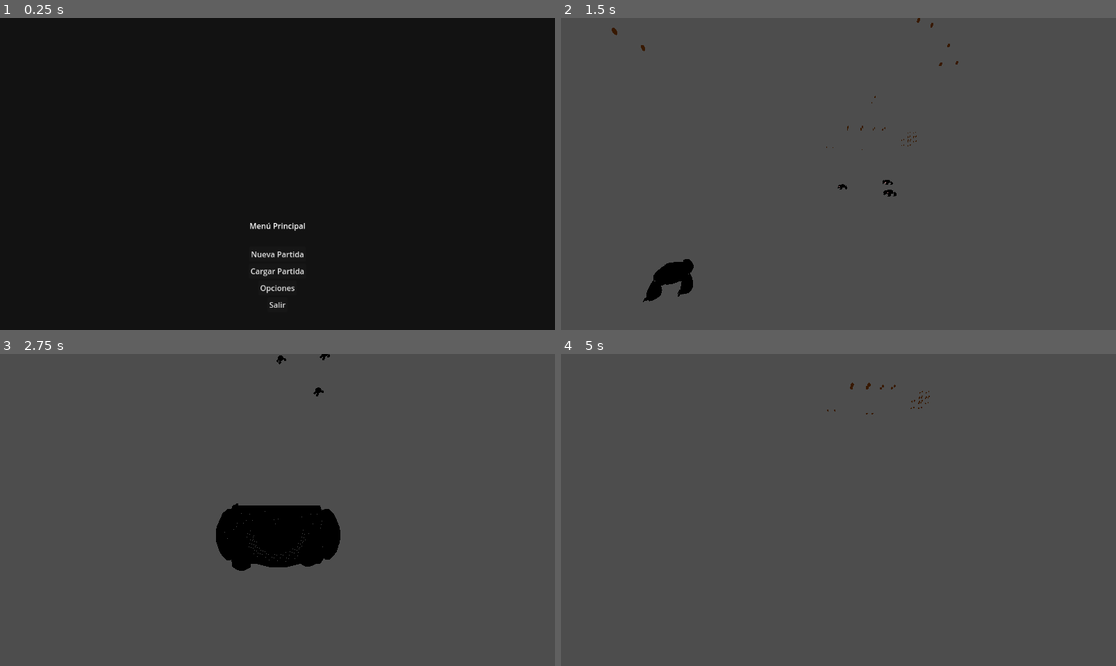
Above: before the commit, frames 1-4 (two rows, left to right).
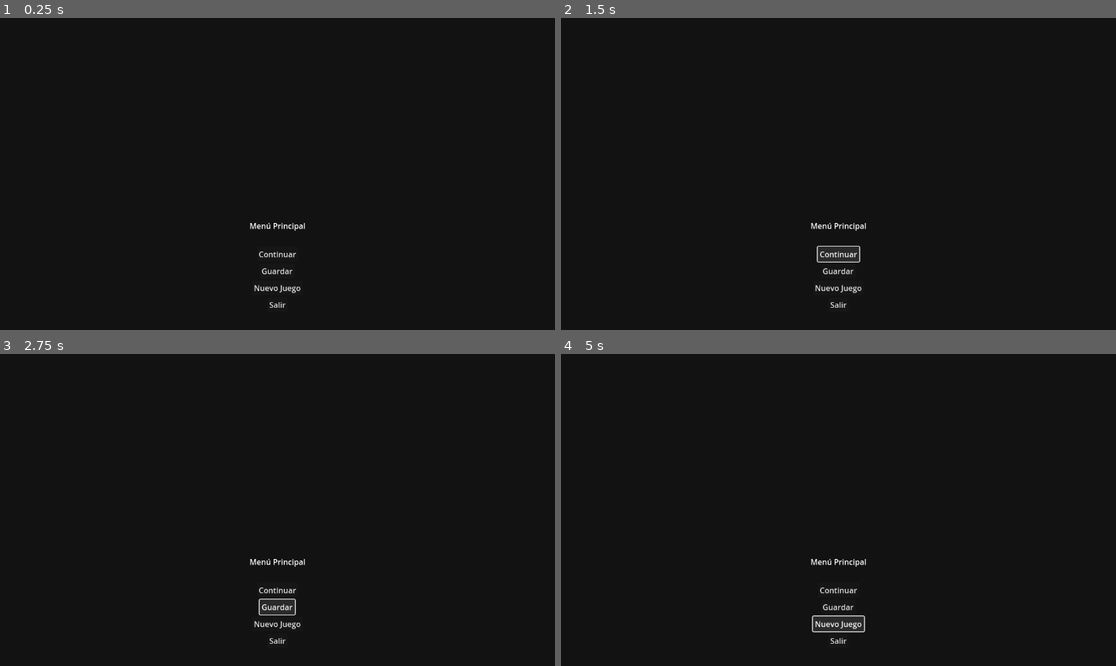
Above: after the commit, the same moments.

Repository: KickedDust/mijuego3d
Game: Godot game, scene res://MainMenu.tscn
The game is run twice, just before and just after one commit, with the same random seed, the same clock (stepped at 60 frames per second) and the same inputs.
Inputs (mouse positions are in pixels of both pictures, inside the frame that each line leads up to):
- Up to frame 1 (0.25 s): no input
- Up to frame 2 (1.5 s): click "Nueva Partida" (after the commit: "Nuevo Juego") at 0.5 s; click (838, 255) at 1.25 s, where only the run after the commit has a clickable "Continuar"
- Up to frame 3 (2.75 s): click (277, 606) at 2 s, where only the run after the commit has a clickable "Guardar"
- Up to frame 4 (5 s): click (838, 622) at 2.75 s, where only the run after the commit has a clickable "Nuevo Juego"; hold D (move_right) 3.53-4.28 s; hold Ctrl (shoot) 3.53-4.28 s; tap Space (jump) at 3.77, 4.52 s; hold S (move_back) from 4.28 s (still down); tap Ctrl (shoot) at 4.35 s

The runs differ from the first frame. In frame 1, 0.3% of the frame differs, in the area x 45-55%, y 74-89%; in frame 2, 99%; in frame 3, 96%; in frame 4, 100%, in the area x 0-100%, y 0-100%.
Error after the commit: Parse Error: Class "SaveManager" hides an autoload singleton. (res://save_manager.gd:2)

Commit message:
Implement pause menu with save system

Diff:
--- a/MainMenu.gd
+++ b/MainMenu.gd
@@ -1,20 +1,82 @@
 extends Control
-
-## Gestiona las interacciones del menú principal.
 class_name MainMenu
 
+## Gestiona las interacciones del menú principal y el menú de pausa.
+@export var pause_mode := false
+
+var _game: Game = null
+
+@onready var _continue_button: Button = $CenterContainer/Panel/MarginContainer/VBoxContainer/ContinueButton
+@onready var _save_button: Button = $CenterContainer/Panel/MarginContainer/VBoxContainer/SaveButton
+@onready var _new_game_button: Button = $CenterContainer/Panel/MarginContainer/VBoxContainer/NewGameButton
+
+func _ready() -> void:
+    if pause_mode:
+        process_mode = Node.PROCESS_MODE_WHEN_PAUSED
+        _game = get_tree().get_first_node_in_group("game_controller") as Game
+    else:
+        SaveManager.save_state_changed.connect(_on_save_state_changed)
+    _update_buttons()
+    focus_default()
+
+func set_game(game: Game) -> void:
+    pause_mode = true
+    _game = game
+    process_mode = Node.PROCESS_MODE_WHEN_PAUSED
+    _update_buttons()
+
+func focus_default() -> void:
+    if not is_visible_in_tree():
+        return
+    if pause_mode or not _continue_button.disabled:
+        _continue_button.grab_focus()
+    else:
+        _new_game_button.grab_focus()
+
+func _update_buttons() -> void:
+    if pause_mode:
+        var can_interact := _game != null
+        _continue_button.disabled = not can_interact
+        _save_button.disabled = not can_interact
+    else:
+        var has_save := SaveManager.has_save()
+        _continue_button.disabled = not has_save
+        _save_button.disabled = true
+
+func _on_continue_button_pressed() -> void:
+    if pause_mode:
+        if _game:
+            _game.resume_game()
+    elif SaveManager.has_save():
+        SaveManager.request_load()
+        get_tree().change_scene_to_file("res://game.tscn")
+    else:
+        print("[MainMenu] No hay ninguna partida guardada para continuar.")
+
+func _on_save_button_pressed() -> void:
+    if pause_mode and _game:
+        var saved := _game.save_game()
+        if saved:
+            print("[MainMenu] Partida guardada correctamente.")
+    else:
+        print("[MainMenu] Guardar solo está disponible durante la partida.")
+
 func _on_new_game_button_pressed() -> void:
-    """Inicia una nueva partida cargando la escena principal del juego."""
-    get_tree().change_scene_to_file("res://game.tscn")
-
-func _on_load_game_button_pressed() -> void:
-    """Punto de entrada para la lógica de carga de partidas guardadas."""
-    print("[MainMenu] Cargar partida aún no está implementado.")
-
-func _on_options_button_pressed() -> void:
-    """Punto de entrada para mostrar un menú de opciones."""
-    print("[MainMenu] Opciones aún no está implementado.")
+    if pause_mode:
+        if _game:
+            _game.start_new_game()
+    else:
+        SaveManager.request_new_game()
+        get_tree().change_scene_to_file("res://game.tscn")
 
 func _on_exit_button_pressed() -> void:
-    """Cierra el juego."""
-    get_tree().quit()
+    if pause_mode:
+        if _game:
+            _game.exit_to_main_menu()
+    else:
+        get_tree().quit()
+
+func _on_save_state_changed() -> void:
+    if not pause_mode:
+        _update_buttons()
+        focus_default()
--- a/MainMenu.tscn
+++ b/MainMenu.tscn
@@ -41,23 +41,23 @@
 custom_minimum_size = Vector2(0, 24)
 size_flags_vertical = 1
 
-[node name="NewGameButton" type="Button" parent="CenterContainer/Panel/MarginContainer/VBoxContainer"]
-text = "Nueva Partida"
+[node name="ContinueButton" type="Button" parent="CenterContainer/Panel/MarginContainer/VBoxContainer"]
+text = "Continuar"
 size_flags_horizontal = 4
 
-[node name="LoadGameButton" type="Button" parent="CenterContainer/Panel/MarginContainer/VBoxContainer"]
-text = "Cargar Partida"
+[node name="SaveButton" type="Button" parent="CenterContainer/Panel/MarginContainer/VBoxContainer"]
+text = "Guardar"
 size_flags_horizontal = 4
 
-[node name="OptionsButton" type="Button" parent="CenterContainer/Panel/MarginContainer/VBoxContainer"]
-text = "Opciones"
+[node name="NewGameButton" type="Button" parent="CenterContainer/Panel/MarginContainer/VBoxContainer"]
+text = "Nuevo Juego"
 size_flags_horizontal = 4
 
 [node name="ExitButton" type="Button" parent="CenterContainer/Panel/MarginContainer/VBoxContainer"]
 text = "Salir"
 size_flags_horizontal = 4
 
+[connection signal="pressed" from="CenterContainer/Panel/MarginContainer/VBoxContainer/ContinueButton" to="." method="_on_continue_button_pressed"]
+[connection signal="pressed" from="CenterContainer/Panel/MarginContainer/VBoxContainer/SaveButton" to="." method="_on_save_button_pressed"]
 [connection signal="pressed" from="CenterContainer/Panel/MarginContainer/VBoxContainer/NewGameButton" to="." method="_on_new_game_button_pressed"]
-[connection signal="pressed" from="CenterContainer/Panel/MarginContainer/VBoxContainer/LoadGameButton" to="." method="_on_load_game_button_pressed"]
-[connection signal="pressed" from="CenterContainer/Panel/MarginContainer/VBoxContainer/OptionsButton" to="." method="_on_options_button_pressed"]
 [connection signal="pressed" from="CenterContainer/Panel/MarginContainer/VBoxContainer/ExitButton" to="." method="_on_exit_button_pressed"]
--- a/coin/coin.gd
+++ b/coin/coin.gd
@@ -1,13 +1,44 @@
 extends Area3D
 
 
-var taken = false
+var taken := false
+
+@onready var _circle := $Circle
+@onready var _glow_sprite := $GlowSprite
+@onready var _animation := $Animation
+@onready var _particles := $CPUParticles3D
 
 
 func _on_coin_body_enter(body):
-	if not taken and body is Player:
-		$Animation.play(&"take")
-		taken = true
-		# We've already checked whether the colliding body is a Player, which has a `coins` property.
-		# As a result, we can safely increment its `coins` property.
-		body.coins += 1
+        if not taken and body is Player:
+                set_taken_state(true, true)
+                # We've already checked whether the colliding body is a Player, which has a `coins` property.
+                # As a result, we can safely increment its `coins` property.
+                body.coins += 1
+
+
+func set_taken_state(state: bool, play_animation := false) -> void:
+        taken = state
+        if taken:
+                if play_animation:
+                        _animation.play(&"take")
+                else:
+                        _animation.stop()
+                        _circle.visible = false
+                        _glow_sprite.visible = false
+                        _glow_sprite.set("transparency", 1.0)
+                        _particles.emitting = false
+        else:
+                _animation.play(&"spin")
+                _circle.visible = true
+                _glow_sprite.visible = true
+                _glow_sprite.set("transparency", 0.0)
+                _particles.emitting = false
+
+
+func is_taken() -> bool:
+        return taken
+
+
+func apply_saved_state(saved_taken: bool) -> void:
+        set_taken_state(saved_taken, false)
--- /dev/null
+++ b/game.gd
@@ -0,0 +1,94 @@
+extends Node3D
+class_name Game
+
+const GAME_SCENE_PATH := "res://game.tscn"
+const MENU_SCENE_PATH := "res://MainMenu.tscn"
+
+@onready var player: Player = $Player
+@onready var coins_root: Node = $Coins
+@onready var pause_menu: MainMenu = $UI/PauseMenu
+
+func _ready() -> void:
+    add_to_group("game_controller")
+    if pause_menu:
+        pause_menu.pause_mode = true
+        pause_menu.set_game(self)
+        pause_menu.visible = false
+        pause_menu.process_mode = Node.PROCESS_MODE_WHEN_PAUSED
+    if SaveManager.consume_pending_load():
+        _load_saved_game()
+
+func _unhandled_input(event: InputEvent) -> void:
+    if event.is_action_pressed("ui_cancel"):
+        if get_tree().paused:
+            resume_game()
+        else:
+            pause_game()
+            get_viewport().set_input_as_handled()
+
+func pause_game() -> void:
+    if get_tree().paused:
+        return
+    get_tree().paused = true
+    if pause_menu:
+        pause_menu.show()
+        pause_menu.focus_default()
+
+func resume_game() -> void:
+    if not get_tree().paused:
+        return
+    get_tree().paused = false
+    if pause_menu:
+        pause_menu.hide()
+
+func save_game() -> bool:
+    var data := _build_save_data()
+    return SaveManager.save_game_state(data)
+
+func start_new_game() -> void:
+    get_tree().paused = false
+    SaveManager.request_new_game()
+    get_tree().change_scene_to_file(GAME_SCENE_PATH)
+
+func exit_to_main_menu() -> void:
+    get_tree().paused = false
+    SaveManager.request_new_game()
+    get_tree().change_scene_to_file(MENU_SCENE_PATH)
+
+func _build_save_data() -> Dictionary:
+    var player_data := {
+        "transform": player.global_transform,
+        "coins": player.coins,
+    }
+    var coins_taken: Array = []
+    if coins_root:
+        for coin in coins_root.get_children():
+            if coin.has_method("is_taken") and coin.is_taken():
+                coins_taken.append(coin.name)
+    return {
+        "player": player_data,
+        "coins_taken": coins_taken,
+    }
+
+func _load_saved_game() -> void:
+    var data := SaveManager.load_game_state()
+    if data.is_empty():
+        return
+    if data.has("player"):
+        var player_data := data["player"]
+        if player_data.has("transform"):
+            player.global_transform = player_data["transform"]
+            player.velocity = Vector3.ZERO
+            player.initial_position = player.global_position
+        if player_data.has("coins"):
+            player.coins = int(player_data["coins"])
+    var coins_taken := data.get("coins_taken", [])
+    if coins_root:
+        for coin in coins_root.get_children():
+            var taken := coins_taken.has(coin.name)
+            if coin.has_method("apply_saved_state"):
+                coin.apply_saved_state(taken)
+
+func _notification(what: int) -> void:
+    if what == NOTIFICATION_PREDELETE:
+        remove_from_group("game_controller")
--- a/game.tscn
+++ b/game.tscn
@@ -1,9 +1,11 @@
-[gd_scene load_steps=9 format=3 uid="uid://d0lrpf3mmjdsx"]
+[gd_scene load_steps=11 format=3 uid="uid://d0lrpf3mmjdsx"]
 
 [ext_resource type="PackedScene" uid="uid://dohp772jyjxb7" path="res://stage/stage.tscn" id="1_ybvw5"]
 [ext_resource type="PackedScene" uid="uid://dfxo2jwbj4aeh" path="res://coin/coin.tscn" id="2_chew2"]
 [ext_resource type="PackedScene" uid="uid://o5q0hy6cg6nt" path="res://enemy/enemy.tscn" id="3_nhwvs"]
 [ext_resource type="PackedScene" uid="uid://cc4idhykjp5f5" path="res://player/player.tscn" id="4_ray4s"]
+[ext_resource type="Script" path="res://game.gd" id="5_ucgnt"]
+[ext_resource type="PackedScene" path="res://MainMenu.tscn" id="6_n026e"]
 
 [sub_resource type="PhysicsMaterial" id="1"]
 friction = 0.0
@@ -18,6 +20,7 @@
 friction = 0.0
 
 [node name="Game" type="Node3D"]
+script = ExtResource("5_ucgnt")
 
 [node name="Stage" parent="." instance=ExtResource("1_ybvw5")]
 
@@ -264,3 +267,9 @@
 
 [node name="Player" parent="." instance=ExtResource("4_ray4s")]
 transform = Transform3D(-4.37114e-08, 0, -1, 0, 1, 0, 1, 0, -4.37114e-08, -9.49833, -3.84189, 3.9334)
+
+[node name="UI" type="CanvasLayer" parent="."]
+
+[node name="PauseMenu" parent="UI" instance=ExtResource("6_n026e")]
+pause_mode = true
+visible = false
--- a/project.godot
+++ b/project.godot
@@ -17,6 +17,10 @@
 run/main_scene="res://MainMenu.tscn"
 config/features=PackedStringArray("4.2")
 config/icon="res://icon.webp"
+
+[autoload]
+
+SaveManager="*res://save_manager.gd"
 
 [input]
 
--- /dev/null
+++ b/save_manager.gd
@@ -0,0 +1,50 @@
+extends Node
+class_name SaveManager
+
+signal save_state_changed
+
+const SAVE_PATH := "user://savegame.save"
+
+var _pending_load := false
+
+func has_save() -> bool:
+    return FileAccess.file_exists(SAVE_PATH)
+
+func request_load() -> void:
+    _pending_load = true
+
+func consume_pending_load() -> bool:
+    var should_load := _pending_load
+    _pending_load = false
+    return should_load
+
+func request_new_game() -> void:
+    _pending_load = false
+
+func save_game_state(data: Dictionary) -> bool:
+    var file := FileAccess.open(SAVE_PATH, FileAccess.WRITE)
+    if file == null:
+        push_warning("[SaveManager] No se pudo abrir el archivo de guardado para escritura.")
+        return false
+    file.store_var(data, true)
+    file.close()
+    emit_signal("save_state_changed")
+    return true
+
+func load_game_state() -> Dictionary:
+    if not has_save():
+        return {}
+    var file := FileAccess.open(SAVE_PATH, FileAccess.READ)
+    if file == null:
+        push_warning("[SaveManager] No se pudo abrir el archivo de guardado para lectura.")
+        return {}
+    var data := file.get_var()
+    file.close()
+    return data
+
+func clear_save() -> void:
+    if has_save():
+        var err := DirAccess.remove_absolute(SAVE_PATH)
+        if err != OK:
+            push_warning("[SaveManager] No se pudo eliminar el archivo de guardado.")
+        emit_signal("save_state_changed")
